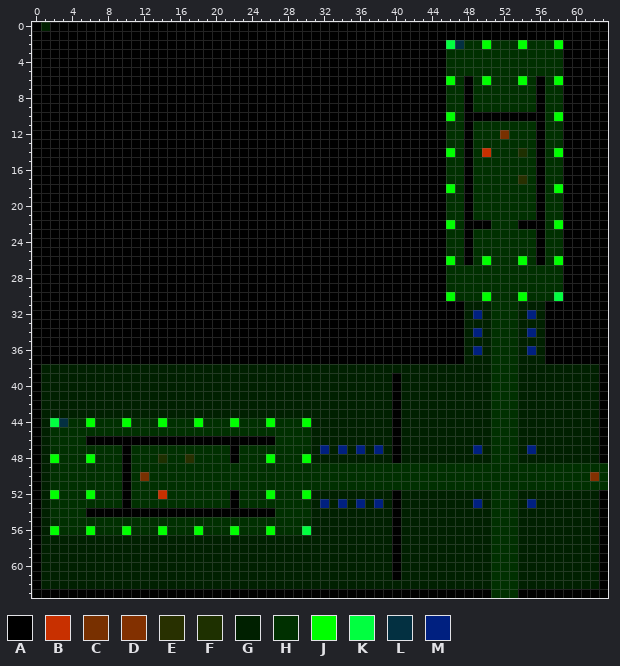
Two states of a pixel-art file, resources/levels/level_1.ase. The first picture shows the starting point.
64x64 pixels, 1 frame. Colours within 5 levels of each other are drawn and written as one.
Palette (. is transparent): A #000000  B #c83000  C #783000  D #823000  E #283000  F #1e3000  G #002000  H #003000  J #00ff00  K #01ff40  L #033041  M #002080
New version:
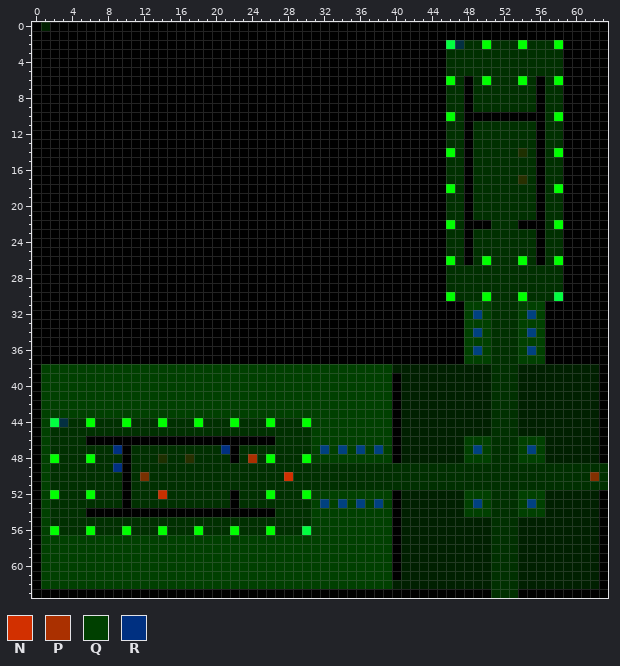
Colours new in this view: N #d23000  P #aa3000  Q #004000  R #003081
The edit:
colour M: #002080 -> #004180
Changed rows in their new state; - is a pixel that keeps its letter.
Layers "Layer 1", "Layer":
first column x 50:
12 --H
14 H--
first column x 1:
31 -----------------------------------------------QQQ---QQQ
32 -----------------------------------------------Q-Q---Q-Q
33 -----------------------------------------------QQQ---QQQ
34 -----------------------------------------------Q-Q---Q-Q
35 -----------------------------------------------QQQ---QQQ
36 -----------------------------------------------Q-Q---Q-Q
37 -----------------------------------------------QQQ---QQQ
38 QQQQQQQQQQQQQQQQQQQQQQQQQQQQQQQQQQQQQQQ-----------------
39 QQQQQQQQQQQQQQQQQQQQQQQQQQQQQQQQQQQQQQQ-----------------
40 QQQQQQQQQQQQQQQQQQQQQQQQQQQQQQQQQQQQQQQ-----------------
41 QQQQQQQQQQQQQQQQQQQQQQQQQQQQQQQQQQQQQQQ-----------------
42 QQQQQQQQQQQQQQQQQQQQQQQQQQQQQQQQQQQQQQQ-----------------
43 QQQQQQQQQQQQQQQQQQQQQQQQQQQQQQQQQQQQQQQ-----------------
44 Q-----------------------------QQQQQQQQQ-----------------
45 Q-----------------------------QQQQQQQQQ-----------------
46 Q-----------------------------QQQQQQQQQ--------QQQ---QQQ
47 Q-------R-----------R---------Q-Q-Q-Q-Q--------Q-Q---Q-Q
48 Q----------------------P------QQQQQQQQQ--------QQQ---QQQ
49 Q-------R-----------------------------------------------
50 Q--------------------------N----------------------------
51 Q-------------------------------------------------------
52 Q-----------------------------QQQQQQQQQ--------QQQ---QQQ
53 Q-----------------------------Q-Q-Q-Q-Q--------Q-Q---Q-Q
54 Q-----------------------------QQQQQQQQQ--------QQQ---QQQ
55 Q-----------------------------QQQQQQQQQ-----------------
56 Q-----------------------------QQQQQQQQQ-----------------
57 QQQQQQQQQQQQQQQQQQQQQQQQQQQQQQQQQQQQQQQ-----------------
58 QQQQQQQQQQQQQQQQQQQQQQQQQQQQQQQQQQQQQQQ-----------------
59 QQQQQQQQQQQQQQQQQQQQQQQQQQQQQQQQQQQQQQQ-----------------
60 QQQQQQQQQQQQQQQQQQQQQQQQQQQQQQQQQQQQQQQ-----------------
61 QQQQQQQQQQQQQQQQQQQQQQQQQQQQQQQQQQQQQQQ-----------------
62 QQQQQQQQQQQQQQQQQQQQQQQQQQQQQQQQQQQQQQQ-----------------
